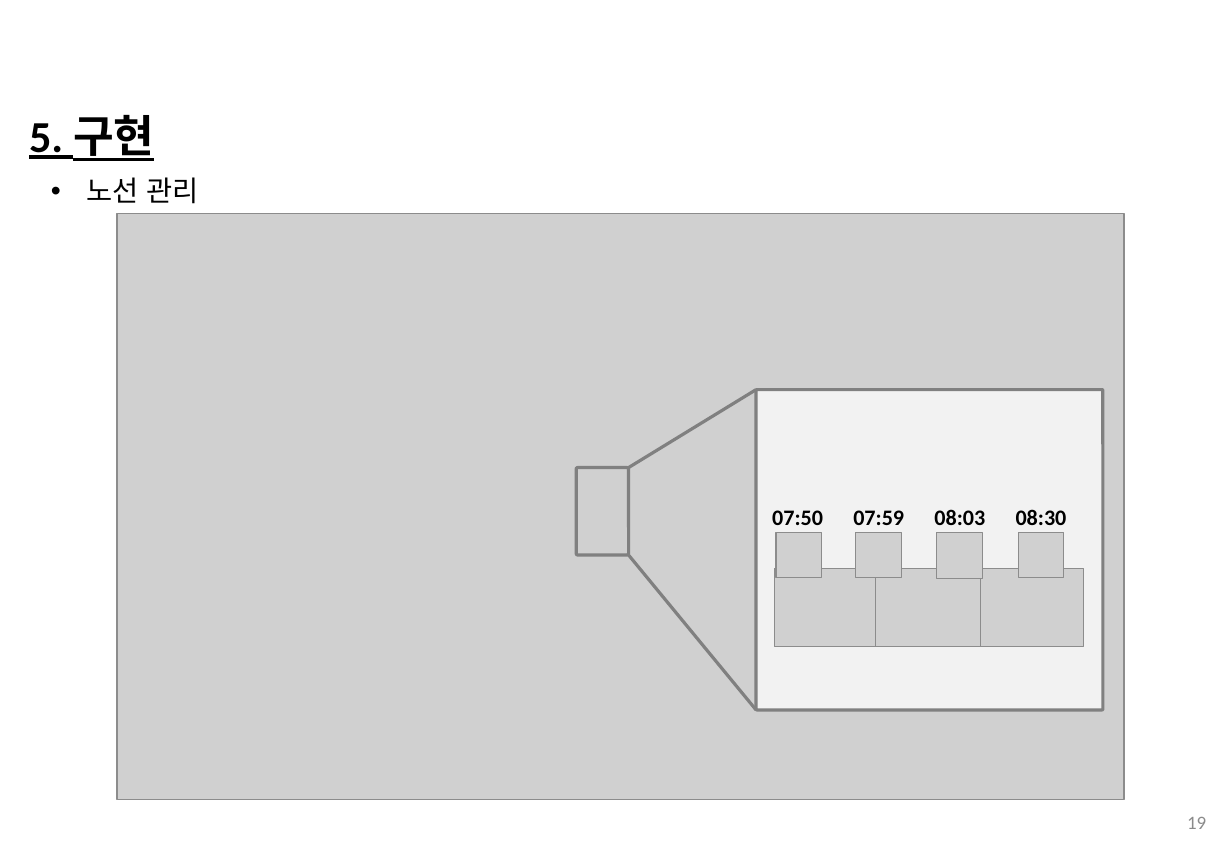
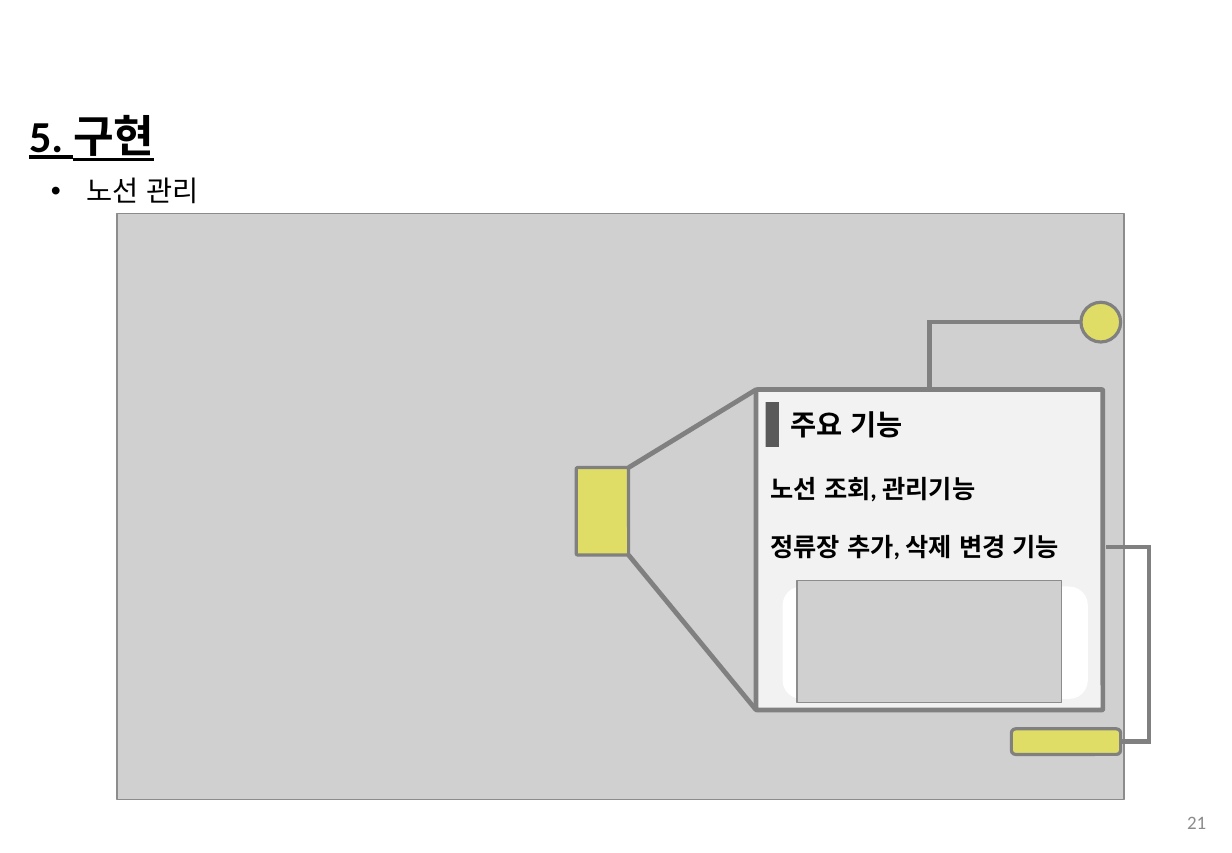
Before and after one commit to 201324549/BeaconProject, a slide deck: slide 21 of ShuttleBusFinalPresentation(v1.1)_ing.pptx (slide 19 before the commit). Drawn at 1232x853 pixels with LibreOffice and Linux fonts; fonts in the diff are those of the drawing; grey boxes stand for pictures; background and template pictures are left out. Boxes give left, top, right and bottom in pixels: in the first picture for what was removed or moved away, otherwise in the second. Text is boxed around its words. In the diff, an @@ line names an element or a change of style, - is before the commit and + after.

Commit message:
최종발표 피피티 신입연수소감 추가, 목차 및 제목 수정해야함

```diff
--- a/ShuttleBusFinalPresentation(v1.1)_ing.pptx
+++ b/ShuttleBusFinalPresentation(v1.1)_ing.pptx
@@ elbow line added from (929, 390) to (1082, 322), #808080 3 pt @@
@@ ellipse added at (1082, 303, 1122, 342), fill #F0EA00 at 50% opacity, outline #808080 2 pt @@
@@ rounded rectangle at (756, 390, 1103, 711): outline #808080 2 pt to #808080 3 pt @@
@@ rectangle added at (766, 402, 779, 446), fill #595959 @@
@@ text added at (790, 411, 902, 438), 18 pt, text #000000, bold @@
+주요 기능
@@ rounded rectangle at (577, 468, 629, 555): fill none to #F0EA00 at 50% opacity @@
@@ text added at (771, 476, 976, 502), 16 pt, text #000000, bold @@
+노선 조회, 관리기능
@@ text removed at (934, 509, 985, 525) @@
-08:03
@@ text removed at (1016, 509, 1067, 525) @@
-08:30
@@ text added at (771, 534, 1059, 559), 16 pt, text #000000, bold @@
+정류장 추가, 삭제 변경 기능
@@ text removed at (772, 510, 823, 525) @@
-07:50
@@ picture removed at (776, 532, 821, 578) @@
@@ text removed at (853, 510, 904, 525) @@
-07:59
@@ picture removed at (857, 532, 902, 578) @@
@@ picture removed at (937, 532, 983, 578) @@
@@ picture removed at (1018, 532, 1064, 578) @@
@@ line (629, 555) - (756, 710): stroke #808080 2 pt to #808080 3 pt @@
@@ picture removed at (775, 568, 880, 647) @@
@@ picture removed at (877, 568, 981, 647) @@
@@ picture removed at (980, 568, 1085, 647) @@
@@ elbow line added from (1107, 547) to (1121, 742), #808080 3 pt @@
@@ rounded rectangle added at (783, 587, 1088, 700), fill #FFFFFF @@
@@ picture added at (797, 580, 1063, 702) @@
@@ rounded rectangle added at (1011, 729, 1121, 755), fill #F0EA00 at 50% opacity, outline #808080 2 pt @@
@@ page number at (1187, 817, 1206, 829): text changed @@
-19
+21
```
Also in this commit, not shown: 6 other slides changed, 3 slides added, 1 slide removed.
